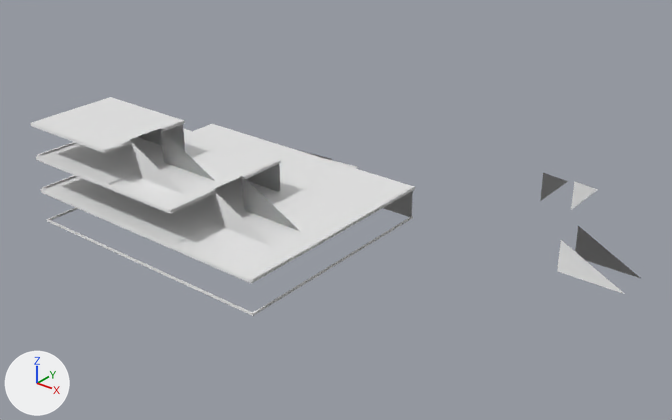
What one commit did to the glTF model assets/meshes/page_folio_cover.glb.
Camera for both pictures: a 50 mm lens placed at (236.0, -289.0, 195.0), pointed at (7.0, -2.0, 17.0). Arrows for +X, +Y and +Z are at lower left; the lights stay in place. The picture after the commit comes second. Vertices at exactly the same position are counted once.

Names of what the first picture shows: 'PageFolioCover'.
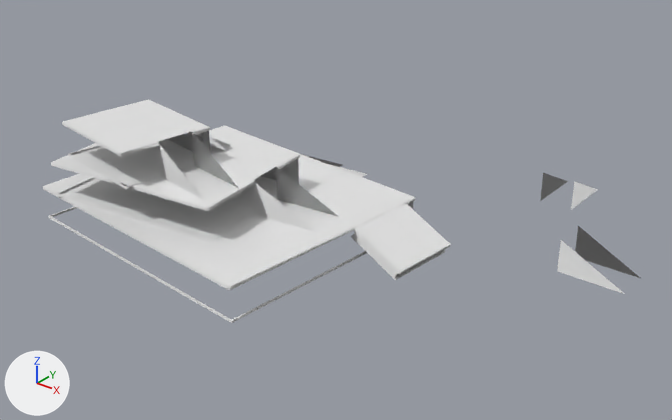
Where the change shows, as pixel boxes [x1, y1, x2, y2] in the pictures (672 x 420 px; the box of a moved part takes in the faces that stretch with it):
'PageFolioCover', reshaped
    before: [31, 97, 640, 316]
    after: [43, 99, 640, 323]
part 1 of me_pagefoliocover, moved or reshaped
    before: [41, 124, 415, 316]
    after: [43, 125, 415, 323]
part 2 of me_pagefoliocover, rebuilt
    before: [31, 97, 185, 185]
    after: [62, 99, 210, 186]
part 3 of me_pagefoliocover, rebuilt
    before: [36, 128, 281, 246]
    after: [51, 132, 300, 211]
part 4 of me_pagefoliocover, deleted
    before: [324, 158, 357, 168]
part 5 of me_pagefoliocover, deleted
    before: [213, 192, 272, 247]
part 6 of me_pagefoliocover, deleted
    before: [161, 130, 215, 181]
part 7 of me_pagefoliocover, deleted
    before: [130, 142, 184, 194]
part 8 of me_pagefoliocover, built on
    before: [242, 177, 299, 231]
    after: [57, 133, 451, 280]

What changed in the scene script:
```text
Change me_pagefoliocover:
    used by ob_pagefoliocover; location = (0.0, 0.0, 0.0)
    remove me_pagefoliocover.from_pydata(...)  # 182 vertices, 264 faces; spans x -86.0..125.0, y -86.0..125.0, z 0.0..60.0
    add me_pagefoliocover.from_pydata(...)  # 322 vertices, 484 faces; spans x -88.0..125.0, y -94.0..125.0, z 0.0..60.0
    me_pagefoliocover part 1: the loose piece of 40 vertices spanning x -86.0..36.0, y -86.0..15.0, z 15.0..30.0 is turned -5 degrees about the z axis through its middle, then moved by (2.0, -3.0, 0.0)
    me_pagefoliocover part 2: the loose piece of 56 vertices spanning x -86.0..-39.0, y -86.0..-45.0, z 45.0..60.0 is rebuilt with 32 vertices and now spans x -77.0..-25.0, y -84.0..-37.0, z 45.0..60.0
    me_pagefoliocover part 3: the loose piece of 56 vertices spanning x -86.0..-4.0, y -86.0..-25.0, z 30.0..45.0 is rebuilt with 32 vertices and now spans x -83.0..6.0, y -86.0..-15.0, z 30.0..45.0
    me_pagefoliocover part 4: the loose piece of 3 vertices spanning x -17.0, y 15.0..45.0, z 15.0..30.0 is deleted
    me_pagefoliocover part 5: the loose piece of 3 vertices spanning x -5.0..25.0, y -63.0, z 30.0..45.0 is deleted
    me_pagefoliocover part 6: the loose piece of 3 vertices spanning x -40.0..-10.0, y -57.0, z 45.0..60.0 is deleted
    me_pagefoliocover part 7: the loose piece of 3 vertices spanning x -40.0..-10.0, y -73.0, z 45.0..60.0 is deleted
    me_pagefoliocover part 8
    3 vertices are removed from x -5.0..25.0, y -47.0, z 30.0..45.0
    1 face is deleted
    195 vertices are added at x -83.0..65.0, y -85.0..43.0, z 14.0..55.0
    5 new vertices lie (-2.0, -30.0, 0.0) away from vertices in x 40.0..64.0, y -2.0..0.0, z 15.0..28.0
    6 new vertices lie (0.0, 0.0, 15.0) away from vertices in x -30.0..1.0, y -68.0..13.0, z 15.0..45.0
    302 new faces join them
    other edits to the shape of me_pagefoliocover do not show in these pictures
```
